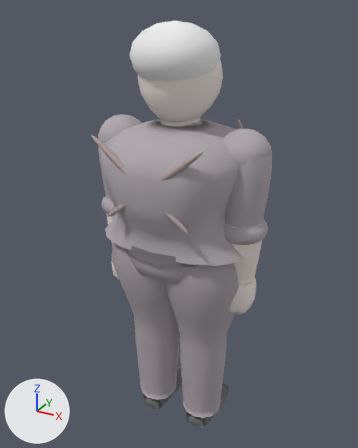
Before and after pictures for a commit that changed the glTF model assets/models/komodo_a.glb.
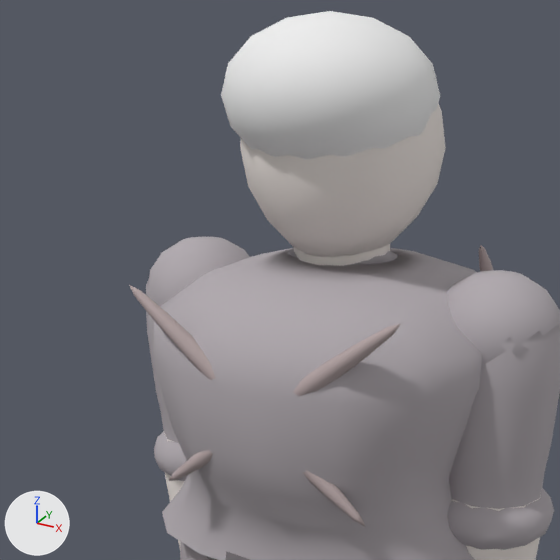
Each version appears first whole from a camera (50 mm lens) standing at (0.994, -1.814, 1.957) and looking at (-0.023, 0.035, 1.032), and next in a close-up on the part from 10% to 76% of the width and 4% to 56% of the height. Arrows for +X, +Y and +Z are at lower left; the lights stay in place. The first two pictures are the older version. Vertices at exactly the same position are counted once.

Objects in the first close-up: 'Body'.
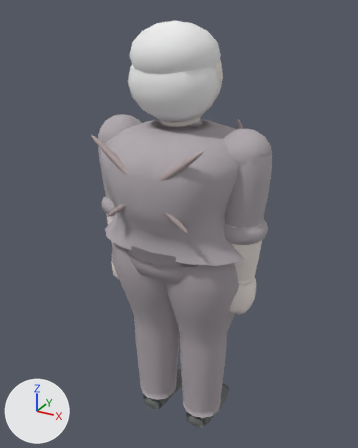
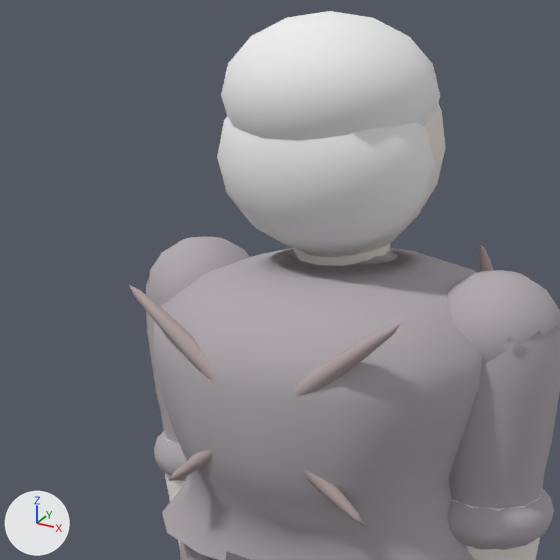
Location of each change, (x1, y1, x2, y2) in pixels of the close-ups (560 x 560 px):
part 1 of me_mesh_0, added
    after: (217, 116, 436, 252)

Patch to the scene script:
```diff
--- a/assets/models/komodo_a.glb.py
+++ b/assets/models/komodo_a.glb.py
@@ me_mesh_0 @@
 # used by ob_body; location = (0.0, 0.0, 0.0)
-me_mesh_0.from_pydata(...)  # 3871 vertices, 7142 faces; spans x -0.41..0.41, y -0.3..0.3, z -0.03..1.91
+me_mesh_0.from_pydata(...)  # 3978 vertices, 7352 faces; spans x -0.41..0.41, y -0.3..0.3, z -0.03..1.91
+# me_mesh_0 part 1: the loose piece of 107 vertices spanning x -0.18..0.18, y -0.21..0.13, z 1.65..1.91 is copied, and the copy is scaled about its middle by (1.05, 0.861, 1.19), then moved by (0.0, -0.02, -0.1); it spans x -0.19..0.19, y -0.21..0.09, z 1.53..1.83
 me_mesh_0.materials.append(mat_material_0)
```
